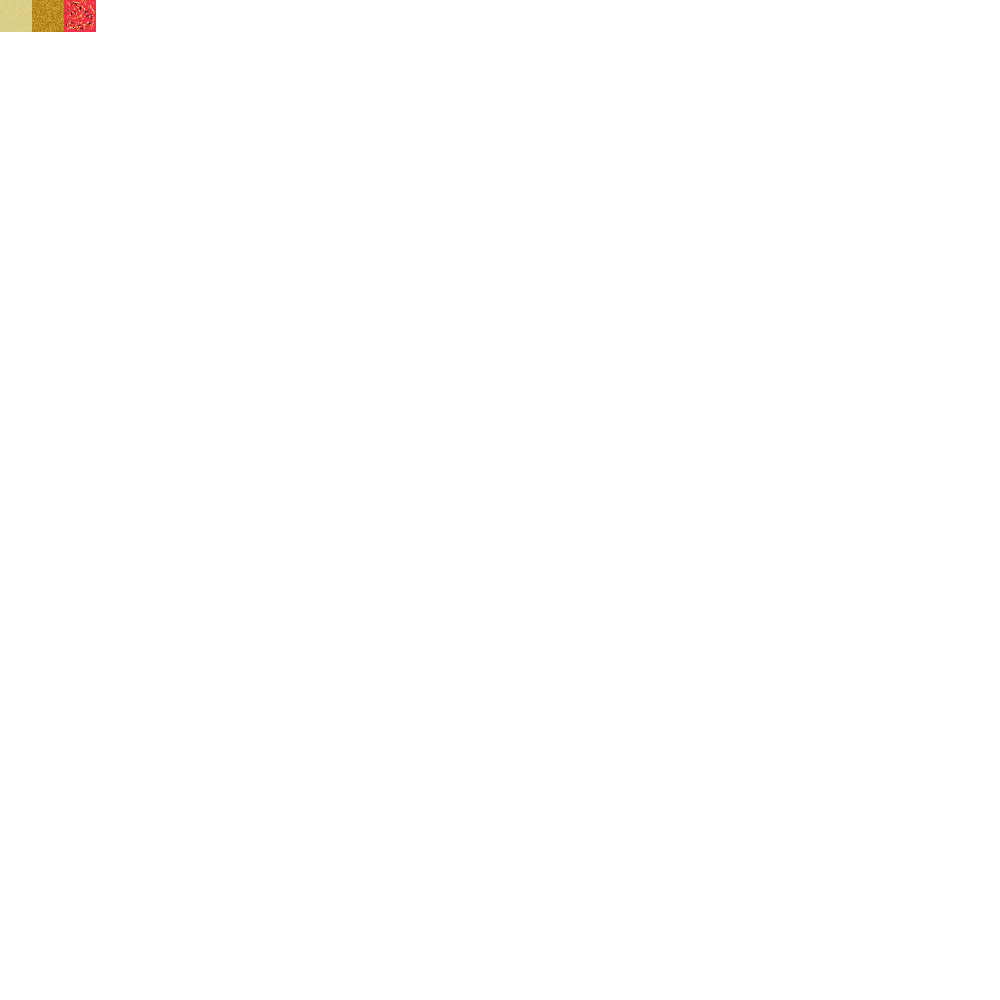
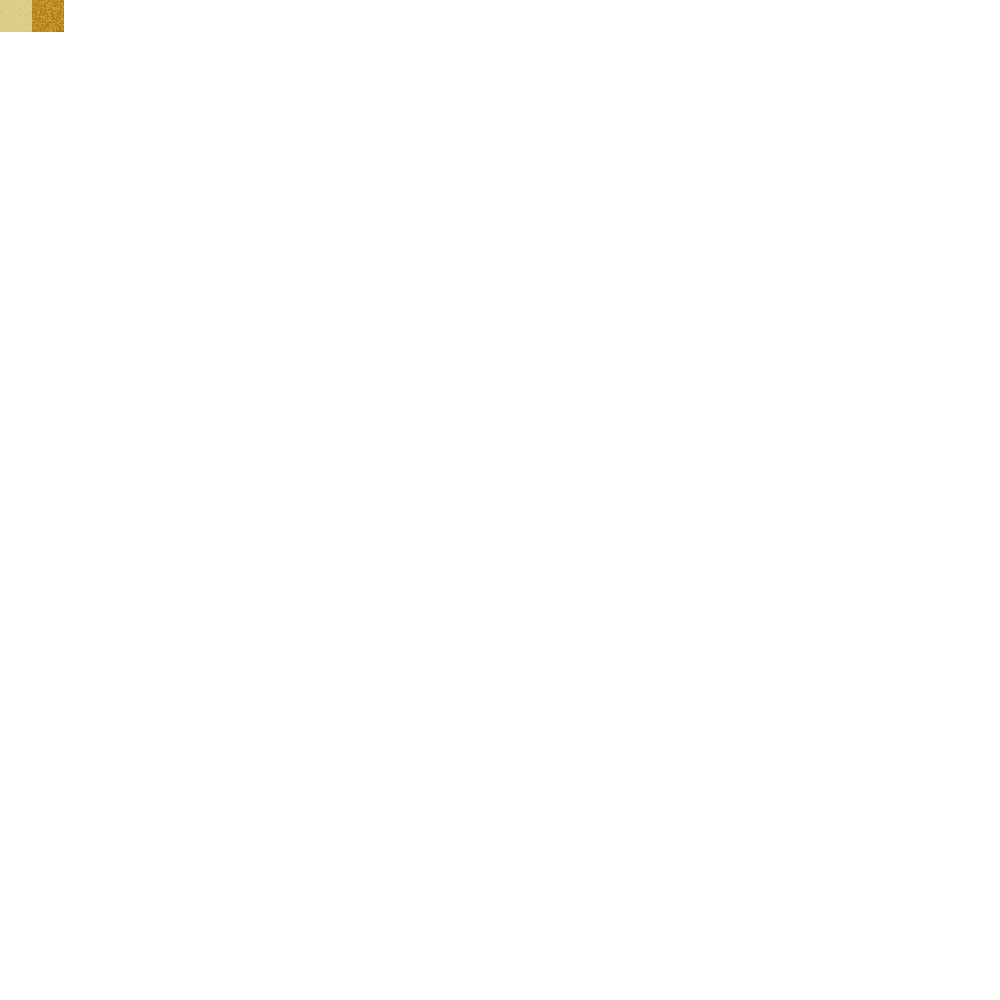
Revision of a layered 1000 x 1000 image; what changed, layer by layer:
removed layer "Lava" over [64, 0, 96, 32]
